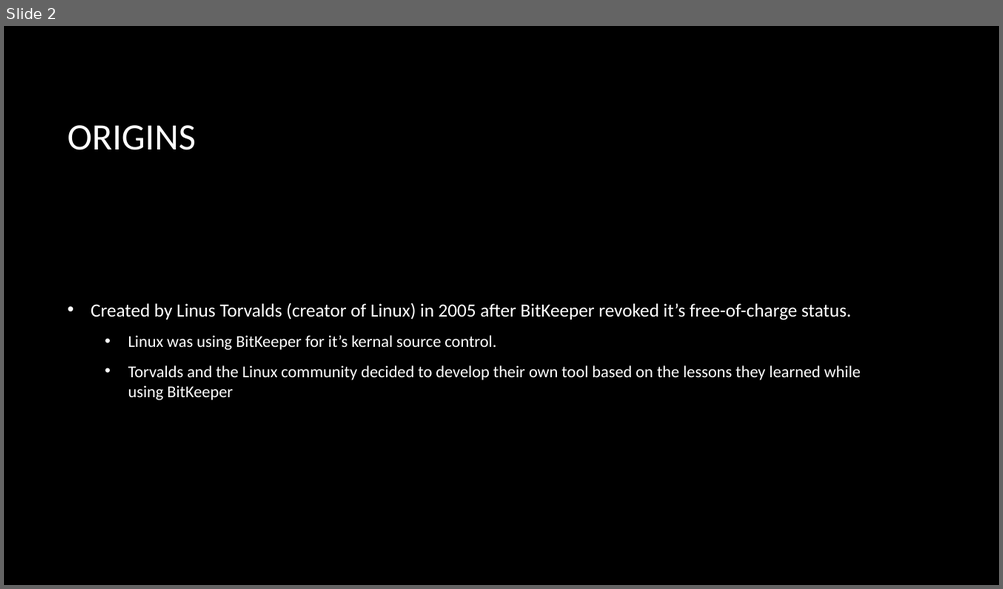
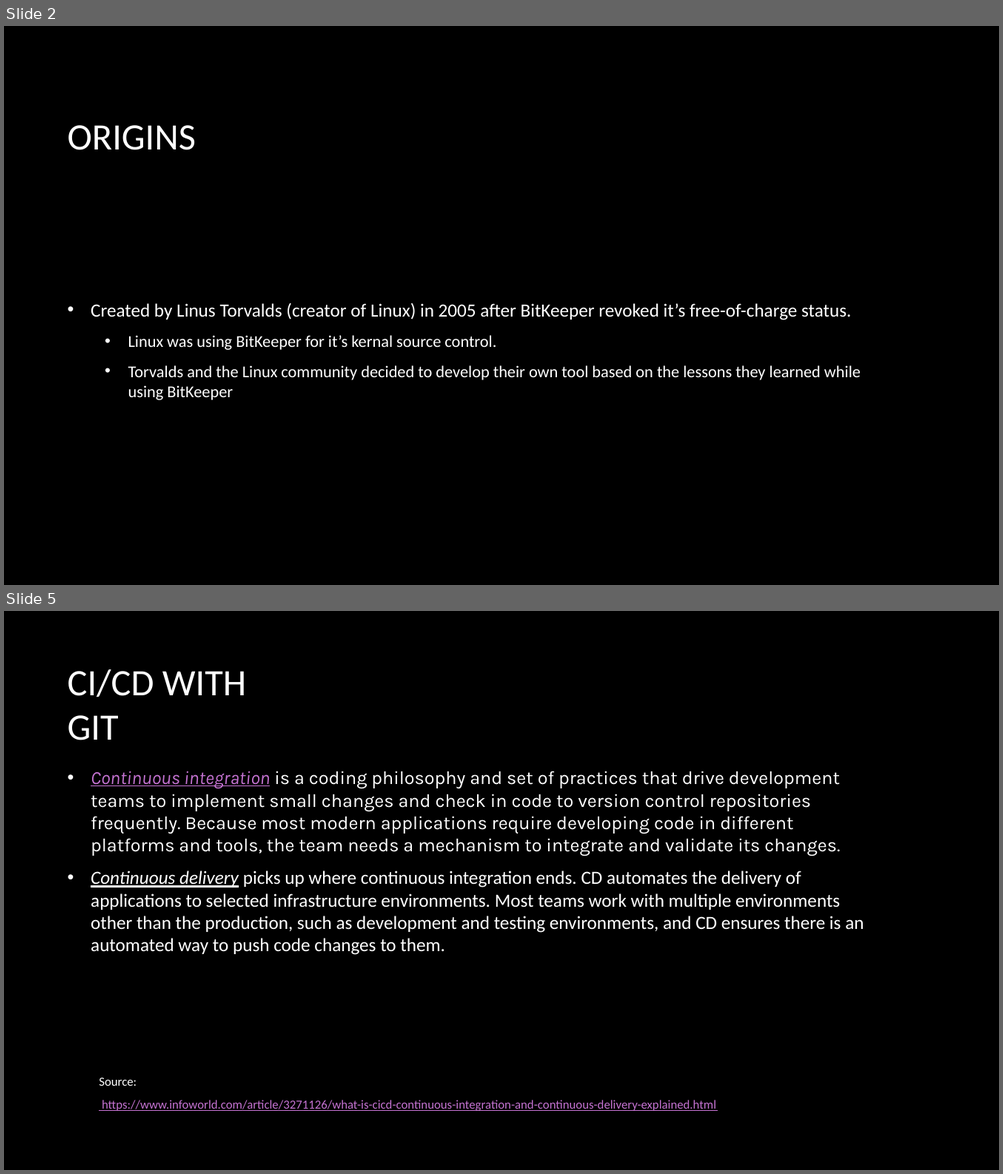
Before and after one commit to BenJokela/GitTraining, a slide deck: GIT 101.pptx. Shown one above the other, each under a label of ours: slide 2 before the commit, slides 2 and 5 after it; the slides between them are not shown. The pictures are 1003x589 and 1003x1174 pixels, drawn with LibreOffice and Linux fonts; fonts in the diff are those of the drawing; background and template pictures are left out. Boxes give left, top, right and bottom in pixels: in the first picture for what was removed or moved away, otherwise in the second. Text is boxed around its words. In the diff, an @@ line names an element or a change of style, - is before the commit and + after.

Commit message:
work on powerpoint

```diff
--- a/GIT 101.pptx
+++ b/GIT 101.pptx
@@ slide 5 added at [4, 611, 999, 1170], background picture (left out) @@
@@ title added at [68, 669, 246, 741], 36 pt, text #FFFFFF @@
+CI/CD WITH GIT
@@ text added at [91, 771, 863, 955], 18 pt, text #FFFFFF @@
+• Continuous integration is a coding philosophy and set of practices that drive development teams to implement small changes and check in code to version control repositories frequently. Because most modern applications require developing code in different platforms and tools, the team needs a mechanism to integrate and validate its changes.
+• Continuous delivery picks up where continuous integration ends. CD automates the delivery of applications to selected infrastructure environments. Most teams work with multiple environments other than the production, such as development and testing environments, and CD ensures there is an automated way to push code changes to them.
@@ text added at [99, 1078, 136, 1086], 12 pt, text #FFFFFF @@
+Source:
@@ text added at [102, 1100, 716, 1111], 12 pt, text #C573D2, underline @@
+https://www.infoworld.com/article/3271126/what-is-cicd-continuous-integration-and-continuous-delivery-explained.html
```
Also in this commit, not shown: 5 other slides added, 1 slide removed.
